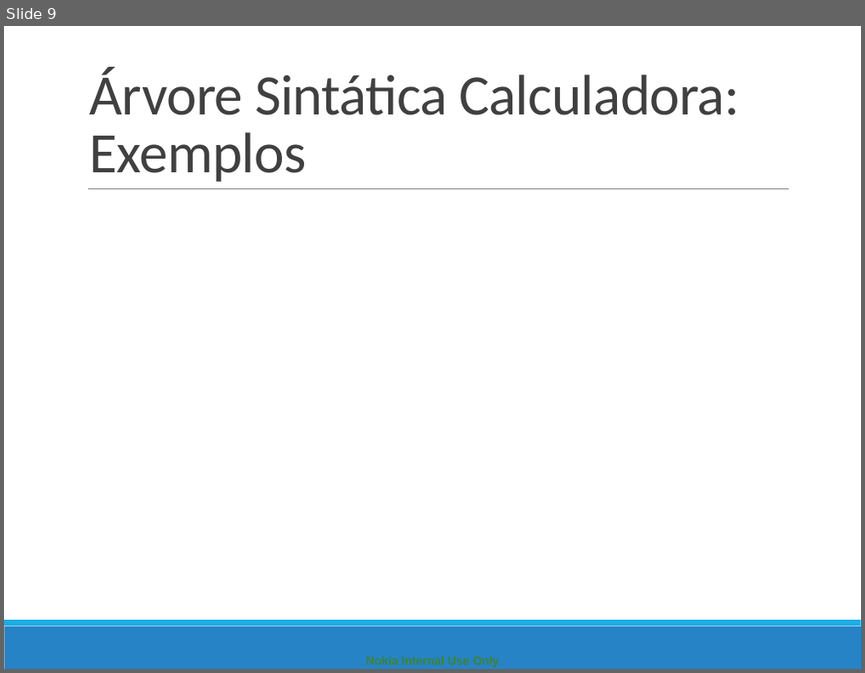
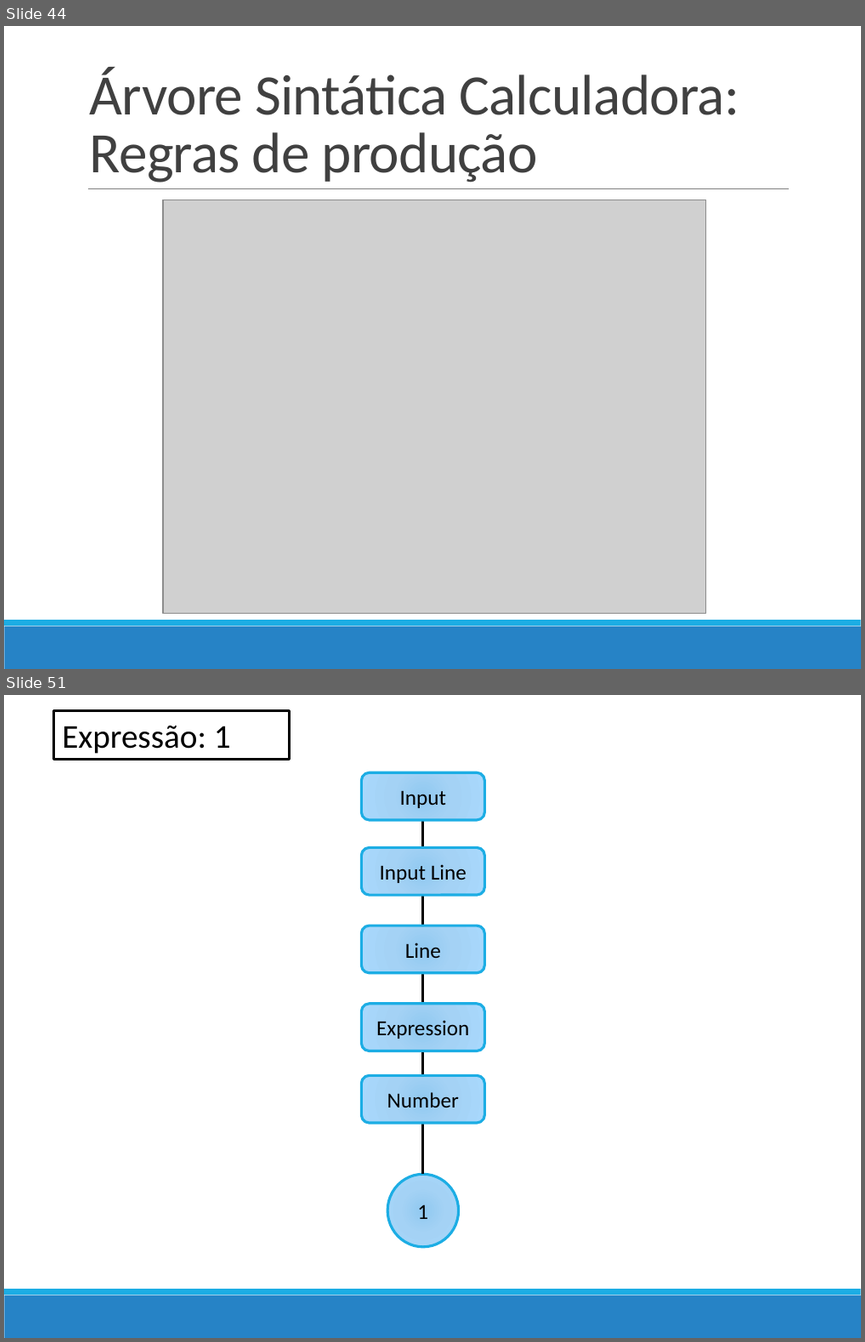
Before and after one commit to darlissonmar/compz-equipe-05-2013-1, a slide deck: trabalho-04/Apresentacao/Apresentacao_Compiladores.pptx. Shown one above the other, each under a label of ours: slide 9 before the commit, slides 44 and 51 after it; the slides between them are not shown. The pictures are 865x673 and 865x1342 pixels, drawn with LibreOffice and Linux fonts; fonts in the diff are those of the drawing; grey boxes stand for pictures. Boxes give left, top, right and bottom in pixels: in the first picture for what was removed or moved away, otherwise in the second. Text is boxed around its words. In the diff, an @@ line names an element or a change of style, - is before the commit and + after.

```diff
--- a/trabalho-04/Apresentacao/Apresentacao_Compiladores.pptx
+++ b/trabalho-04/Apresentacao/Apresentacao_Compiladores.pptx
@@ slide 51 added at (4,695,861,1338), background #FFFFFF; not listed: 2 template elements that a slide beside it also shows @@
@@ rectangle added at (53,710,290,760), outline #000000 2.25 pt, 28 pt, text #000000 @@
+Expressão: 1
@@ rounded rectangle added at (361,773,484,820), fill gradient #92C9F0 to #A4D3F5 to #A9D9FD, outline #1CADE4 2.25 pt, 18 pt, text #000000 @@
+Input
@@ line added from (423, 820) to (423, 847), #000000 2.25 pt @@
@@ rounded rectangle added at (361,847,484,895), fill gradient #92C9F0 to #A4D3F5 to #A9D9FD, outline #1CADE4 2.25 pt, 18 pt, text #000000 @@
+Input Line
@@ line added from (423, 895) to (423, 925), #000000 2.25 pt @@
@@ rounded rectangle added at (361,925,484,973), fill gradient #92C9F0 to #A4D3F5 to #A9D9FD, outline #1CADE4 2.25 pt, 18 pt, text #000000 @@
+Line
@@ line added from (423, 973) to (423, 1004), #000000 2.25 pt @@
@@ rounded rectangle added at (361,1004,484,1050), fill gradient #92C9F0 to #A4D3F5 to #A9D9FD, outline #1CADE4 2.25 pt, 18 pt, text #000000 @@
+Expression
@@ line added from (423, 1050) to (423, 1076), #000000 2.25 pt @@
@@ rounded rectangle added at (361,1076,484,1123), fill gradient #92C9F0 to #A4D3F5 to #A9D9FD, outline #1CADE4 2.25 pt, 18 pt, text #000000 @@
+Number
@@ line added from (423, 1123) to (423, 1174), #000000 2.25 pt @@
@@ ellipse added at (388,1174,459,1247), fill gradient #92C9F0 to #A4D3F5 to #A9D9FD, outline #1CADE4 2.25 pt, 18 pt, text #000000 @@
+1
@@ what was slide 9 is now slide 44 @@
@@ slide 44 changed as well @@
@@ title at (90,67,739,182): text changed @@
-Árvore Sintática Calculadora: Exemplos
+Árvore Sintática Calculadora: Regras de produção
@@ picture added at (163,200,707,612) @@
@@ text removed at (366,656,499,667) @@
-Nokia Internal Use Only
```
Also in this commit, not shown: 36 other slides changed, 117 other slides added, 6 slides removed.
